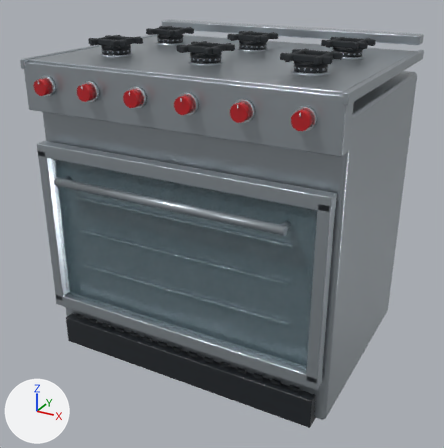
An edit to the Blender file assets-source/blender/luxury-gas-range-36.blend, drawn before and after from the same camera.
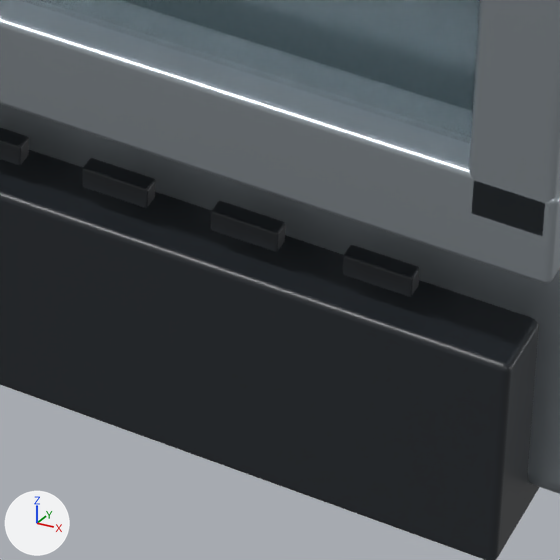
The first picture shows the older version from a 50 mm camera at (0.834, -1.556, 1.156) aimed at (-0.002, -0.037, 0.397). The close-ups show the older and then the newer version on the part from 55% to 72% of the width and 78% to 95% of the height of that picture. Only the edits that show in the close-ups are written down. Every picture has the same lights, and +X, +Y and +Z are marked at lower left.

Before the edit, the objects in view are built like this:
```python
me_cube_010 = bpy.data.meshes.new('Cube.010')
me_cube_010.from_pydata(...)  # 96 vertices, 98 faces; spans x -0.437..0.437, y -0.334..-0.3, z 0.142..0.18
me_cube_010.materials.append(mat_brushed_stainless_steel)  # light grey #afb8bf
me_cube_038 = bpy.data.meshes.new('Cube.038')
me_cube_038.from_pydata(...)  # 96 vertices, 98 faces; spans x -0.4..0.4, y -0.32..-0.316, z 0.179..0.629
me_cube_038.materials.append(mat_tinted_appliance_glazing)  # cyan #61818b
me_cube_053 = bpy.data.meshes.new('Cube.053')
me_cube_053.from_pydata(...)  # 96 vertices, 98 faces; spans x 0.3521..0.3791, y -0.313..-0.3051, z 0.1005..0.1095
me_cube_053.materials.append(mat_black_enamel)  # black #21262b
ob_door_steel_horizontal_frame = bpy.data.objects.new('Door steel horizontal frame', me_cube_010)
ob_door_steel_horizontal_frame.location = (0.0, 0.0, 0.0)
ob_toe_ventilation_slot_014 = bpy.data.objects.new('Toe ventilation slot.014', me_cube_053)
ob_toe_ventilation_slot_014.location = (0.0, 0.0, 0.0)
ob_triple_glass_oven_pane = bpy.data.objects.new('Triple-glass oven pane', me_cube_038)
ob_triple_glass_oven_pane.location = (0.0, 0.0, 0.0)
# also in view: 'Toe ventilation slot.011' at (0.209, -0.309, 0.105); 'Toe ventilation slot.013' at (0.313, -0.309, 0.105); 'Door steel upright.001' at (0.42, -0.317, 0.404); 'Appliance enclosure' at (0.0, 0.031, 0.423); 'Toe ventilation slot.012' at (0.261, -0.309, 0.105)
```
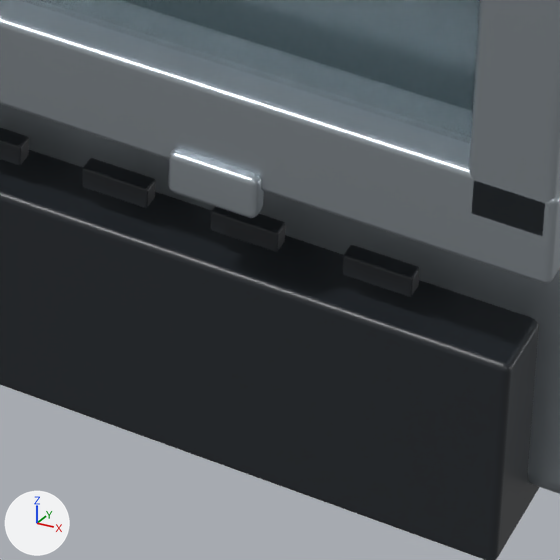
Changed parts and their boxes (x1, y1, x2, y2) in the close-ups (560 x 560 px):
'Lower door hinge detail.001', added
    after: (168, 148, 264, 218)

What the commit changed:
Material 'brushed-stainless-steel.001' (mat_brushed_stainless_steel_001) is new.
Its base color is (0.43, 0.48, 0.52) (light grey #afb8bf).
Its metallic is 0.78.
Its roughness is 0.32.
Mesh me_cube_382 is new.
It has 96 vertices, 98 faces and spans x 0.2933..0.3283, y -0.3382..-0.3292, z 0.132..0.15.
It uses material mat_brushed_stainless_steel_001 (light grey #afb8bf).
Object 'Lower door hinge detail.001' (ob_lower_door_hinge_detail_001) is new; it shows me_cube_382.
Its location is (0.0, 0.0, 0.0).
